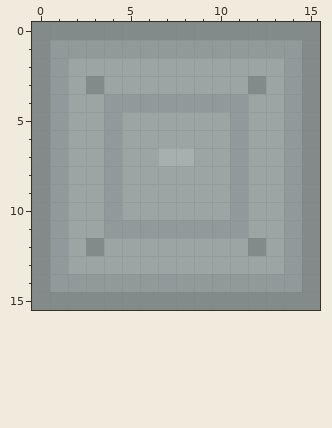
A pixel-art file gets an edit: src/main/art/machines/block/ctm/machine_steel/base.aseprite. The picture above was drawn from the file before the commit.
16x16 pixels, 1 frame.
The result:
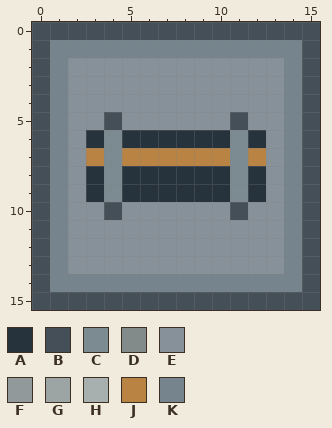
Palette (. is transparent): A #26323c  B #444f57  C #7b8b91  D #838a8a  E #879199  F #92999a  G #9da4a4  H #a8afaf  J #b98343  K #75848d
The edit:
layer "Casing and perimeter" added
layer "Recessed channel and clips" added
layer "Material" removed
layer "Seams and recesses" removed
layer "Hardware and tone variation" removed
Changed rows in their new state; - is an unchanged pixel.
Layers "Recessed channel and clips", "Casing and perimeter":
first column x 0:
 0 BBBBBBBBBBBBBBBB
 1 BKKKKKKKKKKKKKKB
 2 BKEEEEEEEEEEEEKB
 3 BKEEEEEEEEEEEEKB
 4 BKEEEEEEEEEEEEKB
 5 BKEEBEEEEEEBEEKB
 6 BKEACAAAAAACAEKB
 7 BKEJCJJJJJJCJEKB
 8 BKEACAAAAAACAEKB
 9 BKEACAAAAAACAEKB
10 BKEEBEEEEEEBEEKB
11 BKEEEEEEEEEEEEKB
12 BKEEEEEEEEEEEEKB
13 BKEEEEEEEEEEEEKB
14 BKKKKKKKKKKKKKKB
15 BBBBBBBBBBBBBBBB
Changed places in both pictures, as pixel boxes (x1, y1, x2, y2):
changed: (32, 22, 320, 310)
